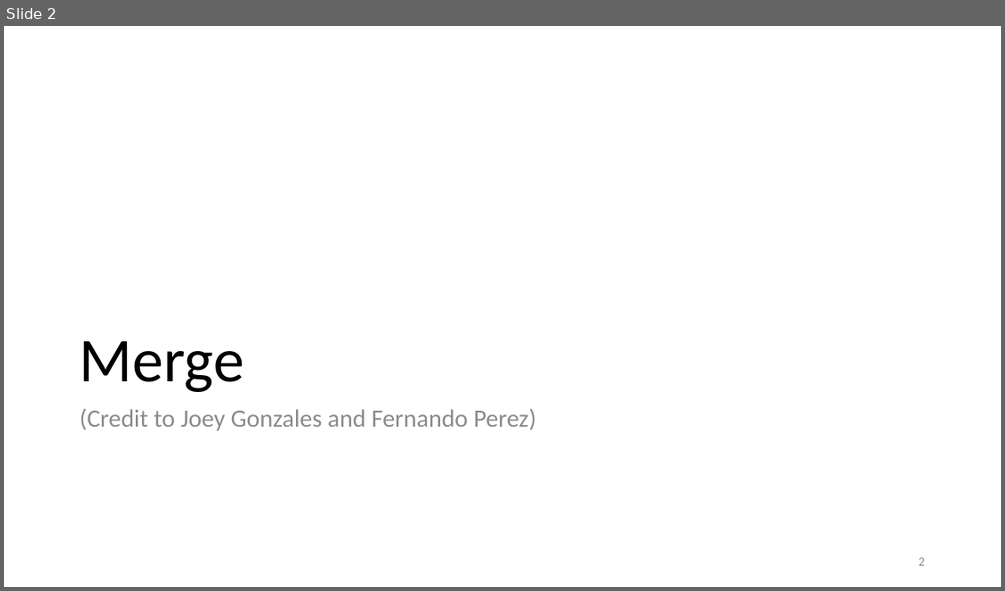
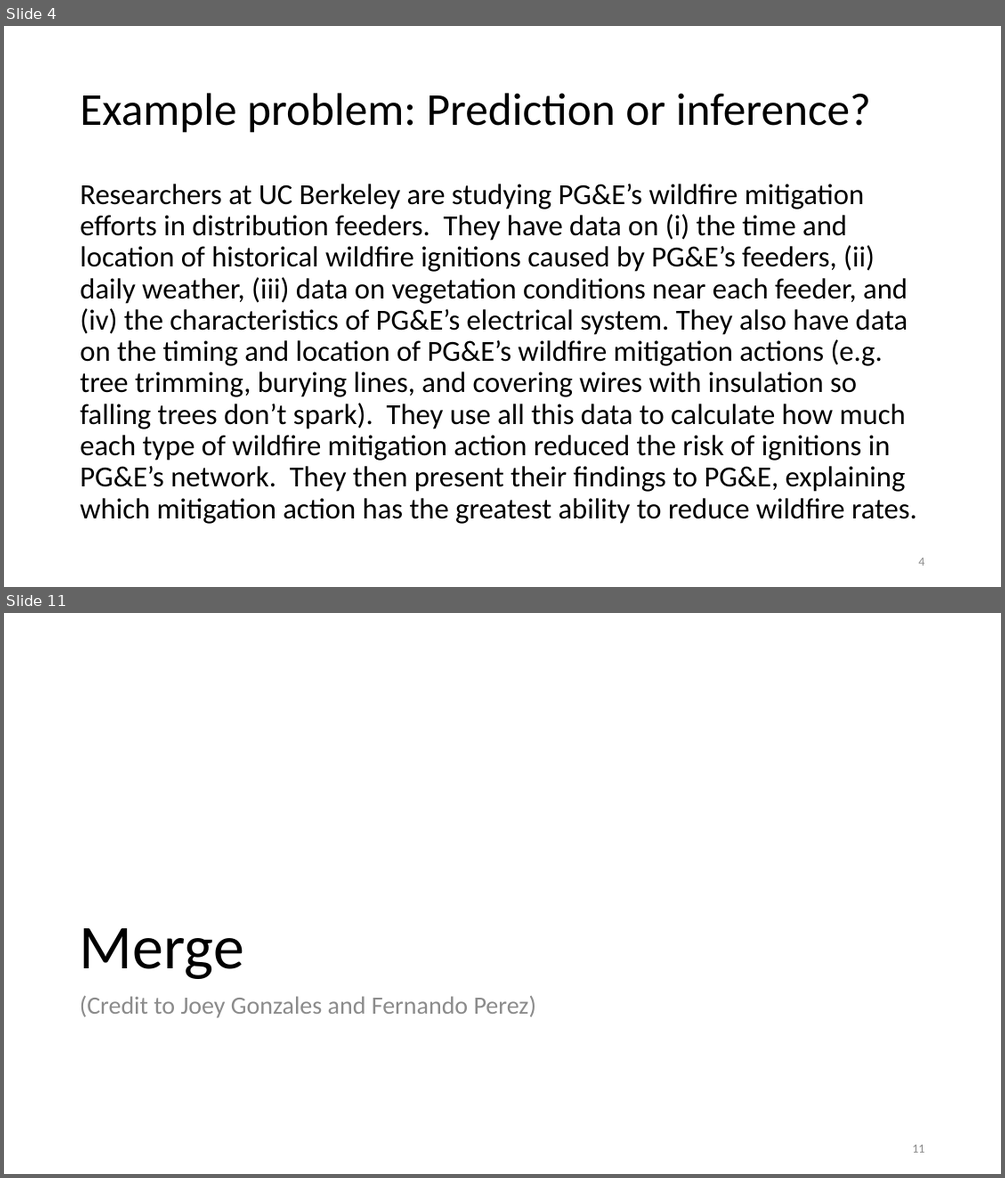
Before and after one commit to duncancallaway/ER131_2023, a slide deck: lecture/Lecture 04 Sept 5/04 Merge-Groupby.pptx. Shown one above the other, each under a label of ours: slide 2 before the commit, slides 4 and 11 after it; the slides between them are not shown. The pictures are 1005x591 and 1005x1178 pixels, drawn with LibreOffice and Linux fonts; fonts in the diff are those of the drawing. Boxes give left, top, right and bottom in pixels: in the first picture for what was removed or moved away, otherwise in the second. Text is boxed around its words. In the diff, an @@ line names an element or a change of style, - is before the commit and + after.

```diff
--- a/lecture/Lecture 04 Sept 5/04 Merge-Groupby.pptx
+++ b/lecture/Lecture 04 Sept 5/04 Merge-Groupby.pptx
@@ slide 4 added at (x1=4, y1=26, x2=1001, y2=587), background #FFFFFF @@
@@ title added at (x1=80, y1=93, x2=871, y2=133), 44 pt, text #000000 @@
+Example problem: Prediction or inference?
@@ text added at (x1=80, y1=184, x2=917, y2=524), 28 pt, text #000000 @@
+Researchers at UC Berkeley are studying PG&E’s wildfire mitigation efforts in distribution feeders. They have data on (i) the time and location of historical wildfire ignitions caused by PG&E’s feeders, (ii) daily weather, (iii) data on vegetation conditions near each feeder, and (iv) the characteristics of PG&E’s electrical system. They also have data on the timing and location of PG&E’s wildfire mitigation actions (e.g. tree trimming, burying lines, and covering wires with insulation so falling trees don’t spark). They use all this data to calculate how much each type of wildfire mitigation action reduced the risk of ignitions in PG&E’s network. They then present their findings to PG&E, explaining which mitigation action has the greatest ability to reduce wildfire rates.
@@ page number added at (x1=918, y1=557, x2=924, y2=565), 12 pt, text #8C8C8C @@
+4
@@ what was slide 2 is now slide 11 @@
@@ page number at (x1=912, y1=1144, x2=924, y2=1152): text changed @@
-2
+11
```
Also in this commit, not shown: 3 slides changed, 10 other slides added, 9 other files.
